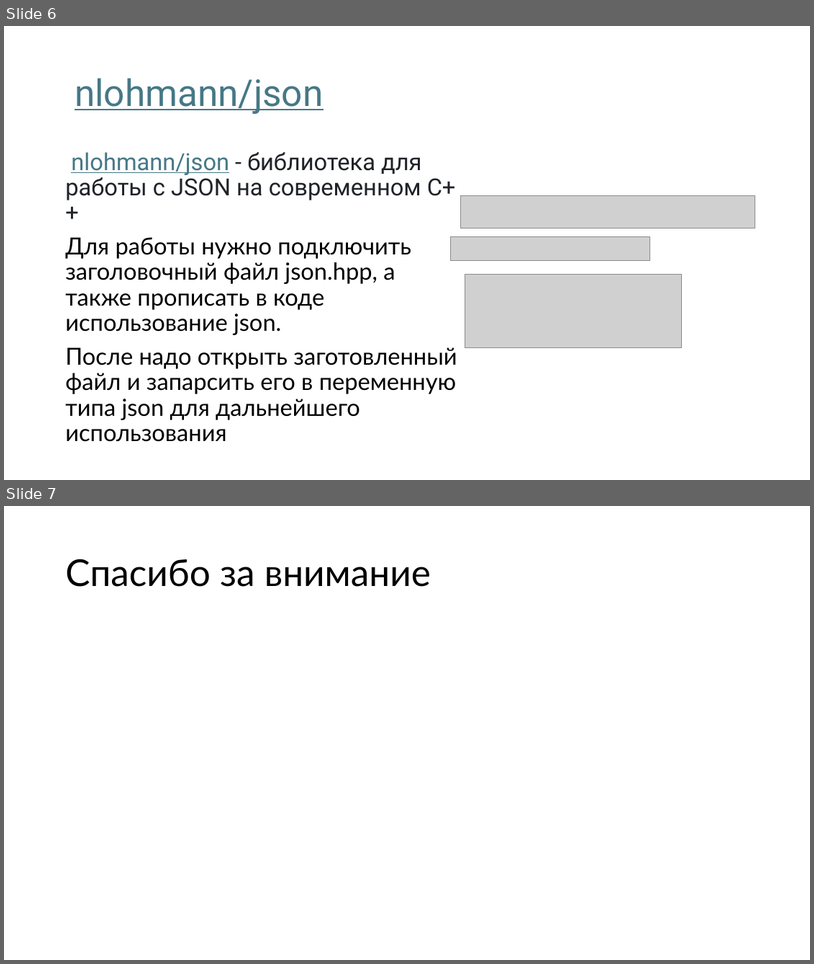
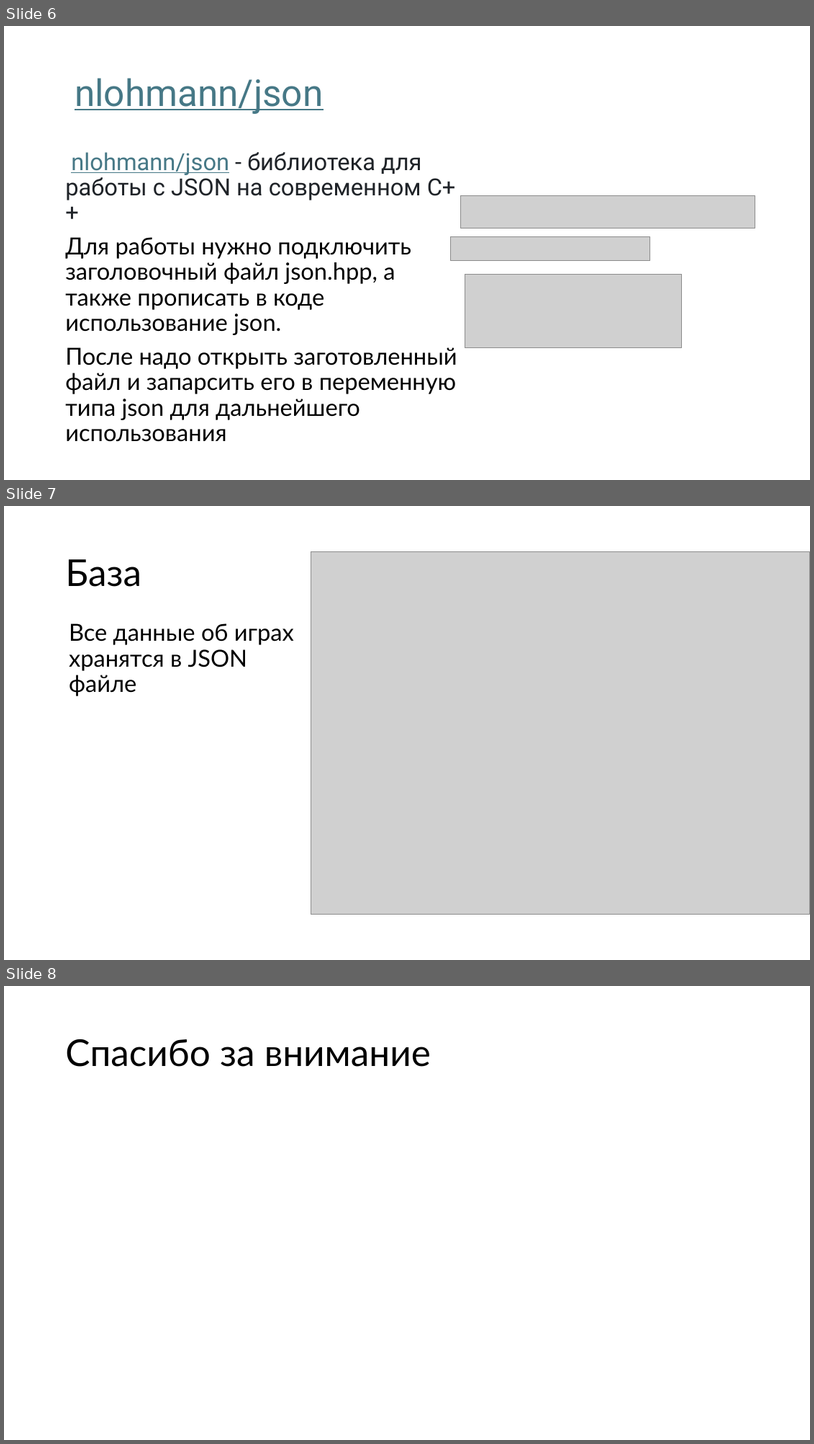
Before and after one commit to UwUtaraka/game_secret_list, a slide deck: проект.pptx. Shown one above the other, each under a label of ours: slides 6 and 7 before the commit, slides 6, 7 and 8 after it. The pictures are 814x964 and 814x1444 pixels, drawn with LibreOffice and Linux fonts; fonts in the diff are those of the drawing; grey boxes stand for pictures. Boxes give left, top, right and bottom in pixels: in the first picture for what was removed or moved away, otherwise in the second. Text is boxed around its words. In the diff, an @@ line names an element or a change of style, - is before the commit and + after.

Commit message:
Дополнен файл презентации

```diff
--- a/проект.pptx
+++ b/проект.pptx
@@ slide 7 added at [4, 506, 810, 960], background #FFFFFF @@
@@ title added at [65, 559, 142, 587], 44 pt, text #000000 @@
+База
@@ picture added at [311, 552, 810, 914] @@
@@ text added at [69, 623, 294, 696], 28 pt, text #000000 @@
+Все данные об играх хранятся в JSON файле
@@ what was slide 7 is now slide 8 @@
```
